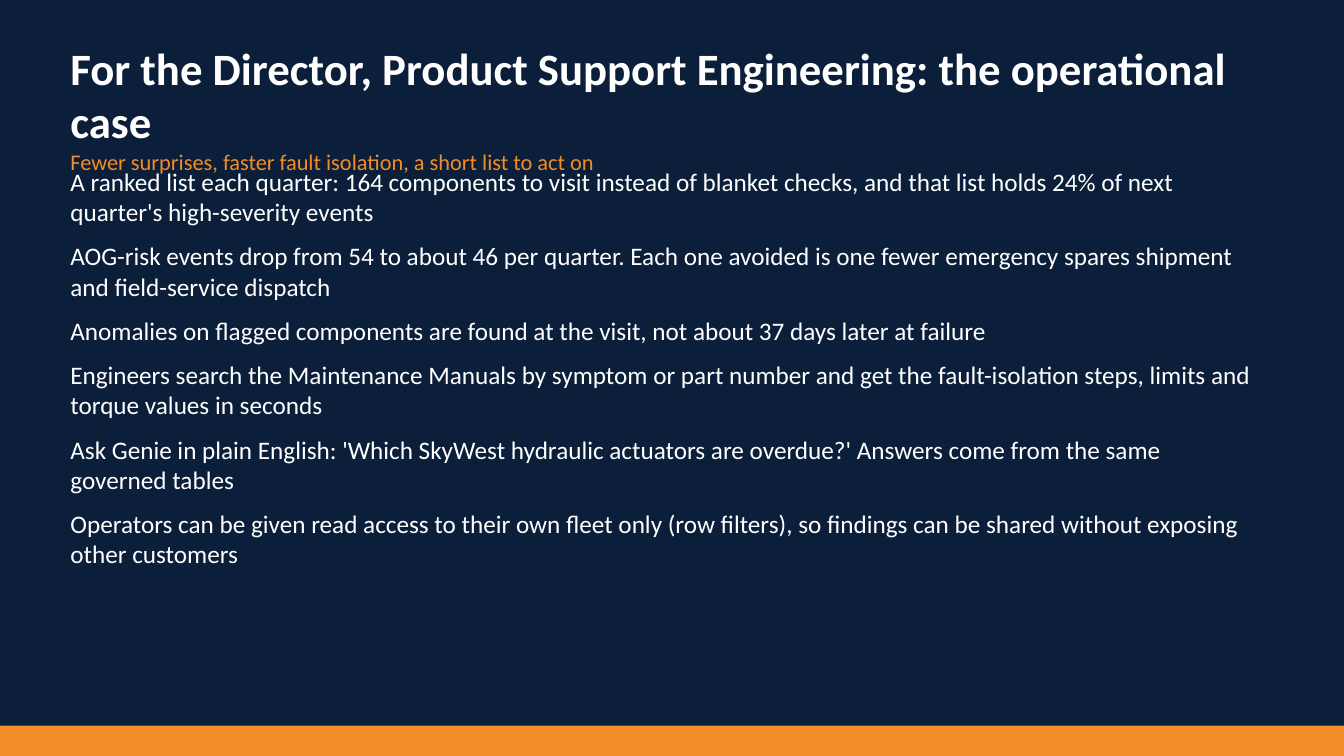
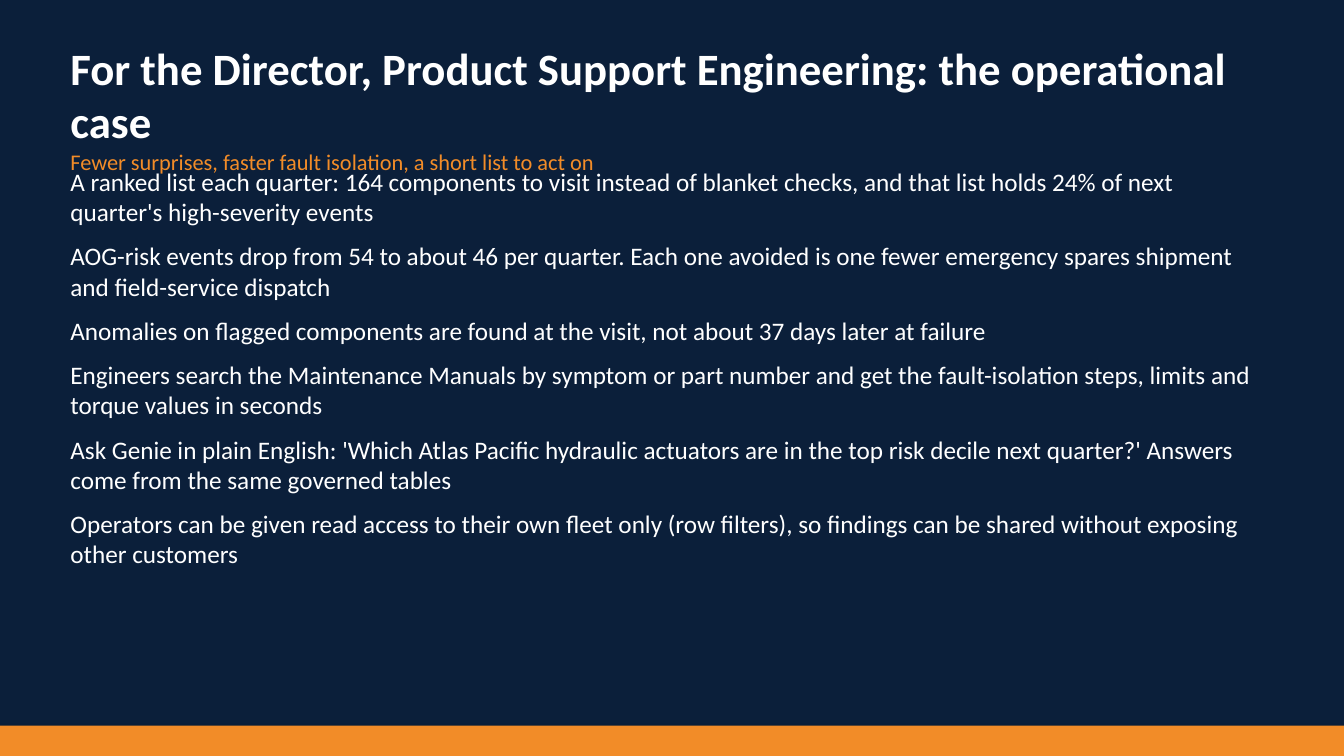
Before and after one commit to thesqlpro/Fe-Bar, a slide deck: slide 9 of deck/Parker_Aerospace_Value_Deck.pptx. Drawn at 1344x756 pixels with LibreOffice and Linux fonts; fonts in the diff are those of the drawing. Boxes give left, top, right and bottom in pixels: in the first picture for what was removed or moved away, otherwise in the second. Text is boxed around its words. In the diff, an @@ line names an element or a change of style, - is before the commit and + after.

Commit message:
Align Genie examples with Parker data: deck slide 9 and app starter now ask questions the forecast table answers

```diff
--- a/deck/Parker_Aerospace_Value_Deck.pptx
+++ b/deck/Parker_Aerospace_Value_Deck.pptx
@@ text at (x1=70, y1=441, x2=1233, y2=494): text changed @@
-Ask Genie in plain English: 'Which SkyWest hydraulic actuators are overdue?' Answers come from the same governed tables
+Ask Genie in plain English: 'Which Atlas Pacific hydraulic actuators are in the top risk decile next quarter?' Answers come from the same governed tables
```
Also in this commit, not shown: 2 other files.
